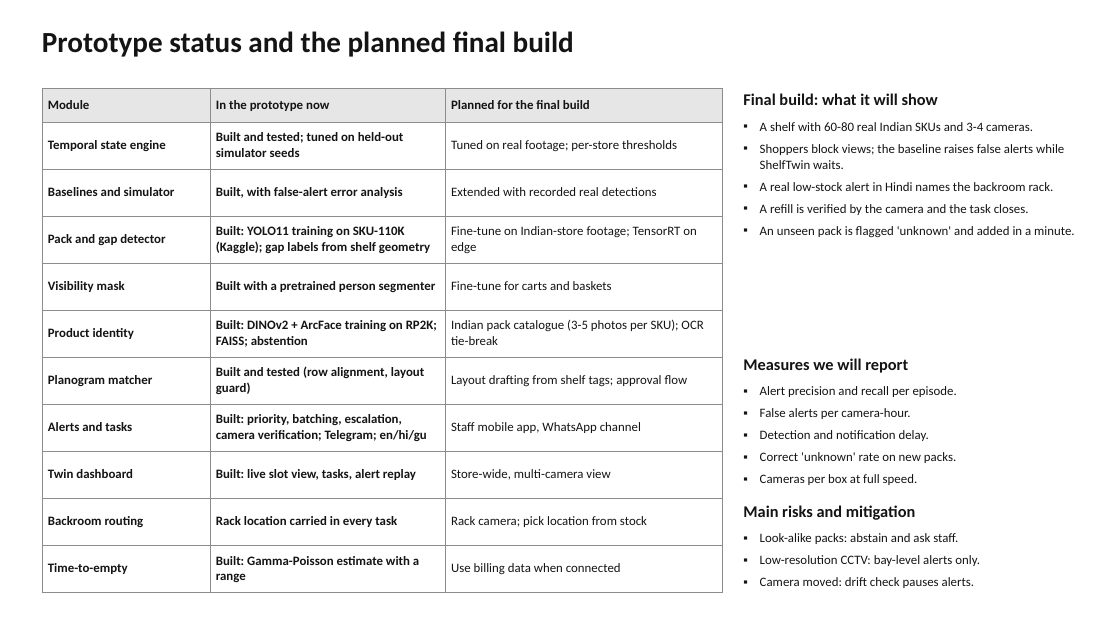
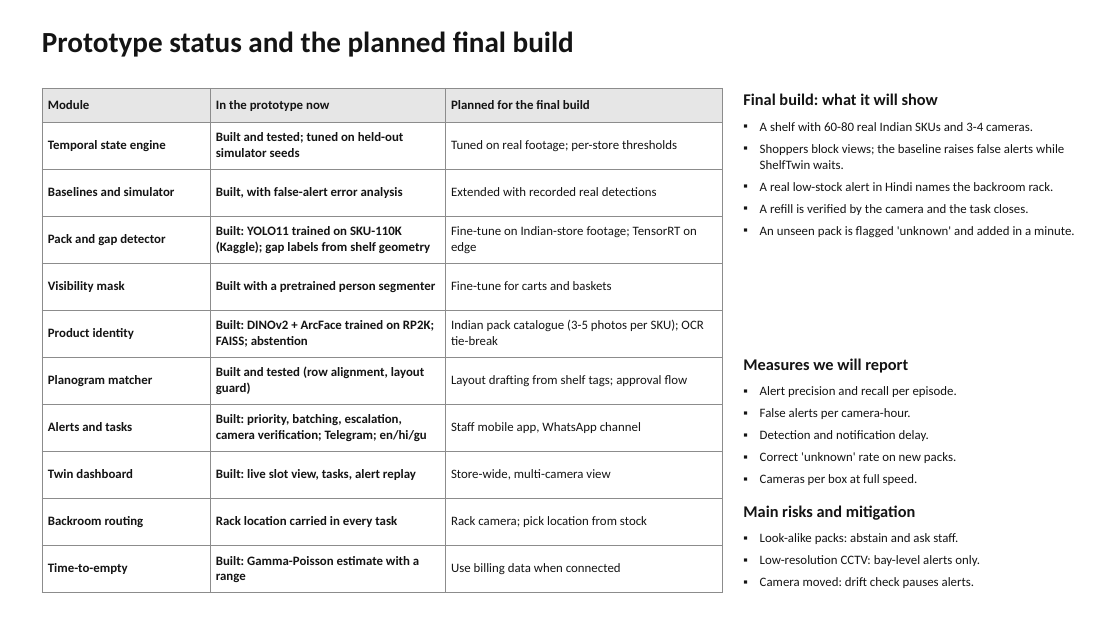
Before and after one commit to Purv-Kabaria/shelftwin, a slide deck: slide 20 of ShelfTwin.pptx. Drawn at 1120x630 pixels with LibreOffice and Linux fonts; fonts in the diff are those of the drawing. Boxes give left, top, right and bottom in pixels: in the first picture for what was removed or moved away, otherwise in the second. Text is boxed around its words. In the diff, an @@ line names an element or a change of style, - is before the commit and + after.

Commit message:
Final results from the Kaggle training run: trained detector, gap detector and product-identity metrics, end-to-end demo; deck and PDF updated

```diff
--- a/ShelfTwin.pptx
+++ b/ShelfTwin.pptx
@@ table at (x1=42, y1=88, x2=723, y2=586) @@
-row 4, column 2: Built: YOLO11 training on SKU-110K (Kaggle); gap labels from shelf geometry
+row 4, column 2: Built: YOLO11 trained on SKU-110K (Kaggle); gap labels from shelf geometry
-row 6, column 2: Built: DINOv2 + ArcFace training on RP2K; FAISS; abstention
+row 6, column 2: Built: DINOv2 + ArcFace trained on RP2K; FAISS; abstention
```
Also in this commit, not shown: 2 other slides changed, 30 other files.
